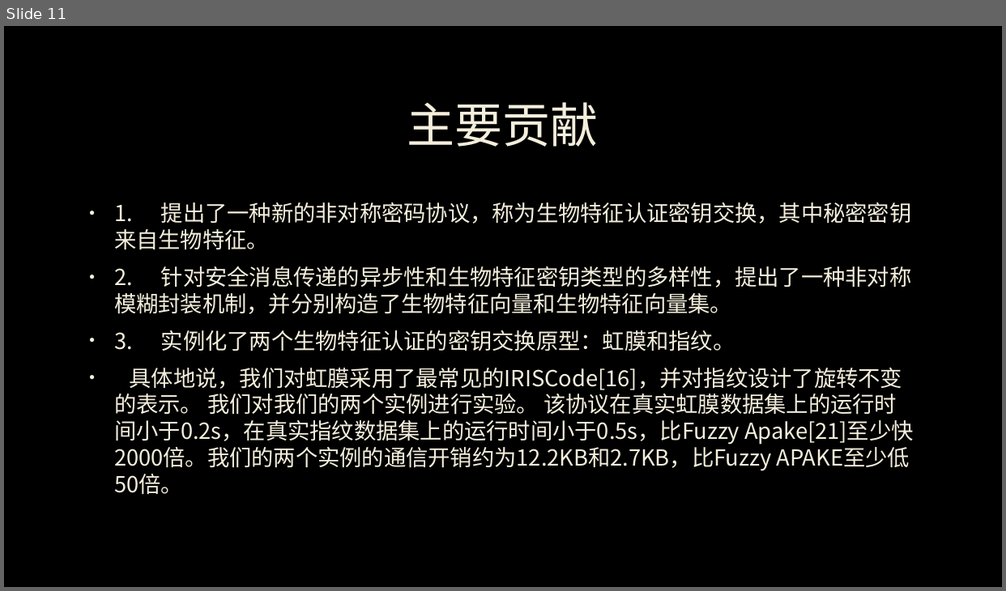
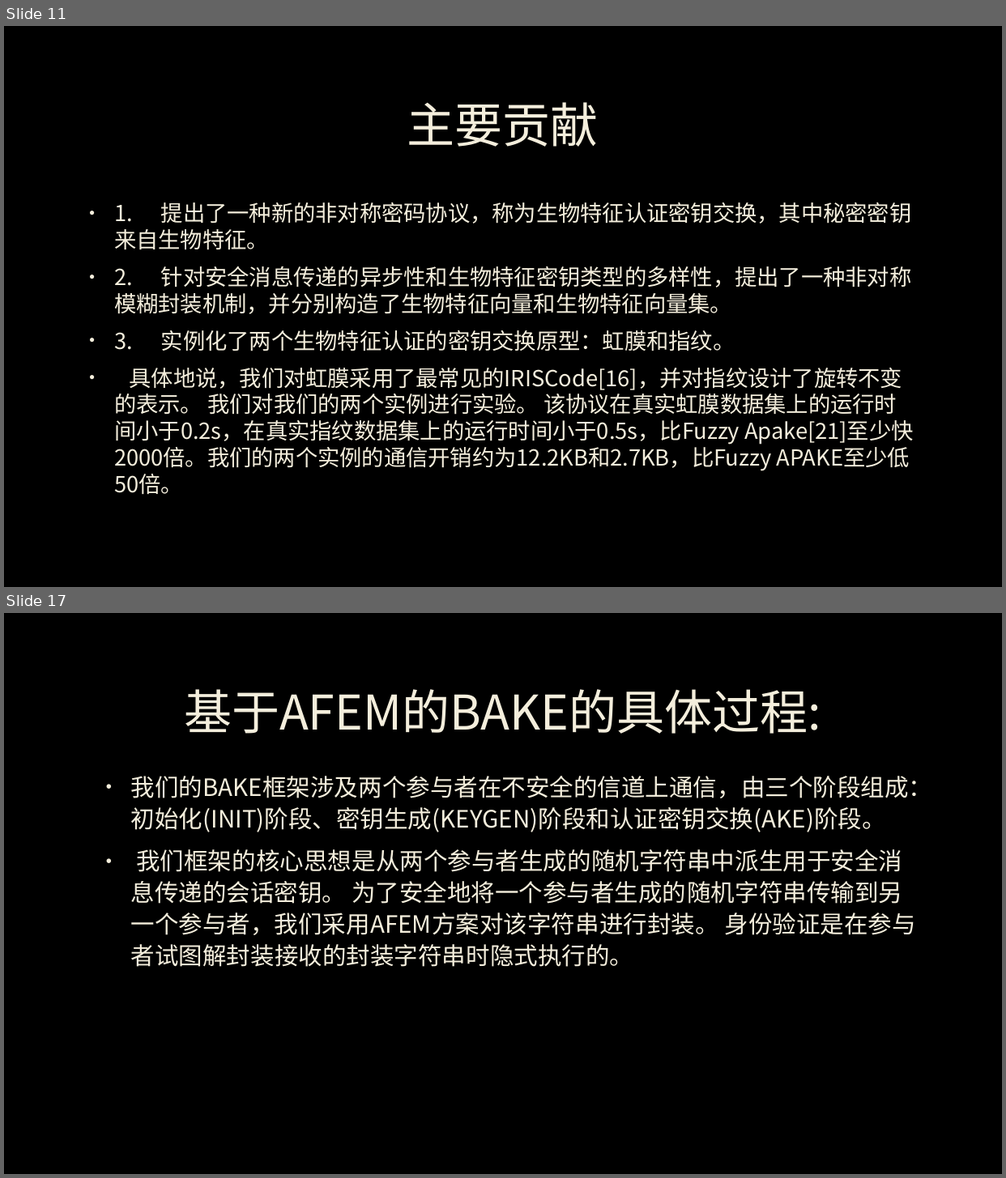
Before and after one commit to ajwlforever/Cryptography-Assignment, a slide deck: Biometrics-Authenticated Key Exchange for Secure Messaging.pptx. Shown one above the other, each under a label of ours: slide 11 before the commit, slides 11 and 17 after it; the slides between them are not shown. The pictures are 1006x591 and 1006x1178 pixels, drawn with LibreOffice and Linux fonts; fonts in the diff are those of the drawing; background and template pictures are left out. Boxes give left, top, right and bottom in pixels: in the first picture for what was removed or moved away, otherwise in the second. Text is boxed around its words. In the diff, an @@ line names an element or a change of style, - is before the commit and + after.

```diff
--- a/Biometrics-Authenticated Key Exchange for Secure Messaging.pptx
+++ b/Biometrics-Authenticated Key Exchange for Secure Messaging.pptx
@@ slide 17 added at box(4, 613, 1002, 1174), background picture (left out) @@
@@ title added at box(184, 689, 821, 734), 46 pt, text #F4EEDC @@
+基于AFEM的BAKE的具体过程:
@@ text added at box(131, 776, 932, 967), 23 pt, text #F4EEDC @@
+• 我们的BAKE框架涉及两个参与者在不安全的信道上通信，由三个阶段组成：初始化(INIT)阶段、密钥生成(KEYGEN)阶段和认证密钥交换(AKE)阶段。
+• 我们框架的核心思想是从两个参与者生成的随机字符串中派生用于安全消息传递的会话密钥。 为了安全地将一个参与者生成的随机字符串传输到另一个参与者，我们采用AFEM方案对该字符串进行封装。 身份验证是在参与者试图解封装接收的封装字符串时隐式执行的。
```
Also in this commit, not shown: 1 slide changed, 5 other slides added, 4 other files.
